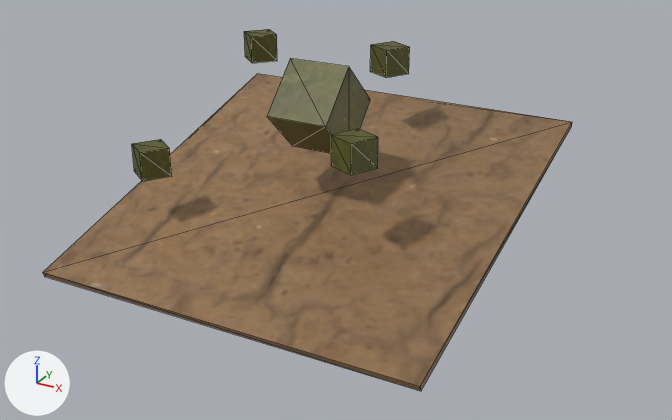
Before and after pictures for a commit that changed the glTF model assets/game.glb.
Camera for both pictures: a camera (50 mm lens) standing at (4.02, -7.01, 3.39) and looking at (-0.4, 1.04, -0.63). The axes (+X, +Y, +Z) are drawn at lower left. The lights are the same throughout. Mesh edges are drawn as thin lines. Where no turn or scale is listed for an object, it has been applied to the vertices. Vertices at the same position are counted once.
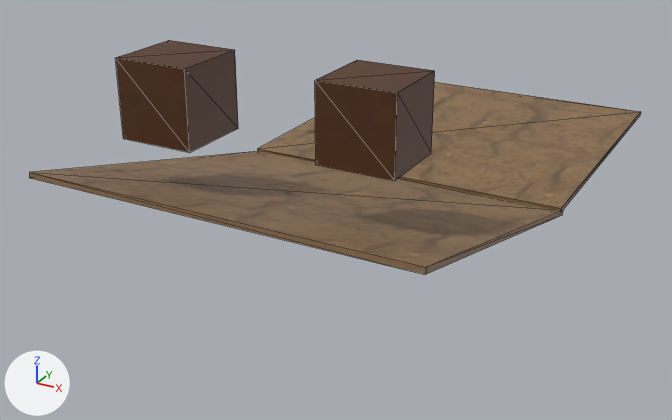
The change, as a list of edits to the scene's bpy script:
```text
Add img_ucupaint_brown_leather_color:
    img_ucupaint_brown_leather_color = load_image('Ucupaint brown_leather Color', '_unpacked/Ucupaint_brown_leather_Color', 1024, 1024, 'sRGB')
Add mat_brown_leather:
    mat_brown_leather = principled_material('brown_leather')
    mat_brown_leather.texture = img_ucupaint_brown_leather_color
Change me_cube_001:
    where me_cube_001.from_pydata(...)  # 8 vertices, 12 faces; spans x -1.0..1.0, y -1.0..1.0, z -1.0..1.0
    remove me_cube_001.materials.append(mat_cube)  # picture img_ucupaint_cube_color
    add me_cube_001.materials.append(mat_cube_1)  # picture img_ucupaint_cube_color_1
Change me_cube_002:
    where me_cube_002.from_pydata(...)  # 8 vertices, 12 faces; spans x -1.0..1.0, y -1.0..1.0, z -1.0..1.0
    remove me_cube_002.materials.append(mat_cube)  # picture img_ucupaint_cube_color
    add me_cube_002.materials.append(mat_brown_leather)  # picture img_ucupaint_brown_leather_color
Change me_cube_003:
    where me_cube_003.from_pydata(...)  # 8 vertices, 12 faces; spans x -0.191..0.191, y -0.191..0.191, z -0.135..0.135
    remove me_cube_003.materials.append(mat_cube)  # picture img_ucupaint_cube_color
    me_cube_003 part 1: the whole mesh is turned 41 degrees about the z axis through its middle and scaled by 7.4
    add me_cube_003.materials.append(mat_cube_1)  # picture img_ucupaint_cube_color_1
Change ob_player:
    ob_player.rotation_euler: (0.803, 0.0, 0.0) -> (0.0, 0.0, 0.0)  # degrees (46, 0, 0) -> degrees (0, 0, 0)
    ob_player.location: (0.0, 0.0, 0.859) -> (0.874, -0.639, 1.083)
    ob_player.scale: (-0.298, -0.298, -0.298) -> (0.348, 0.348, 0.348)
Change ob_cube:
    ob_cube.rotation_euler: (0.0, 0.0, -0.607) -> (0.0, 0.0, 0.0)  # degrees (0, 0, -35) -> degrees (0, 0, 0)
    ob_cube.location: (-1.263, -0.867, 0.414) -> (-0.93, -0.826, 1.067)
    ob_cube.scale: (0.135, 0.135, 0.135) -> (0.358, 0.358, 0.358)
Remove ob_cube_001:
    ob_cube_001 = bpy.data.objects.new('cube.001', me_cube_003)
    ob_cube_001.location = (-1.241, 0.947, 1.077)
Change ob_cube_002:
    ob_cube_002: bpy.data.objects.new('cube.002', me_cube_004) -> bpy.data.objects.new('cube.002', me_cube_001)
    ob_cube_002.location: (0.172, 1.082, 1.083) -> (-0.004, 3.554, -0.424)
    ob_cube_002.rotation_euler: (0.0, 0.0, -0.504) -> (3.142, 0.0, 0.0)  # degrees (0, 0, -29) -> degrees (180, 0, 0)
    ob_cube_002.scale: (0.135, 0.135, 0.135) -> (1.84, 1.84, 0.0255)
Remove ob_cube_003:
    ob_cube_003 = bpy.data.objects.new('cube.003', me_cube_005)
    ob_cube_003.location = (0.709, -0.674, 0.782)
Change ob_ground_001:
    ob_ground_001: bpy.data.objects.new('ground.001', me_cube_006) -> bpy.data.objects.new('ground.001', me_cube_003)
    ob_ground_001.rotation_euler: (0.266, 0.0, 0.0) -> (2.882, 0.0, 0.0)  # degrees (15, 0, 0) -> degrees (165, 0, 0)
```

Boxes [x1, y1, x2, y2] around the edits, measured in the pictures (672 x 420 px; the box of a moved part takes in the faces that stretch with it):
'ground.001', recoloured, reshaped, turned: before [43, 74, 572, 391]; after [29, 151, 563, 274]
'cube.002', recoloured, reshaped, moved, turned, rescaled: before [370, 41, 410, 78]; after [257, 82, 641, 211]
'player', recoloured, moved, rescaled, turned: before [267, 58, 370, 153]; after [315, 60, 435, 181]
'cube', recoloured, moved, rescaled, turned: before [132, 139, 172, 181]; after [116, 40, 238, 152]
'cube.003', deleted (yellow): before [331, 128, 378, 175]
'cube.001', deleted (yellow): before [244, 29, 277, 63]
part 1 of me_cube_003, moved or reshaped: before [244, 29, 277, 63]; after [29, 151, 563, 274]
